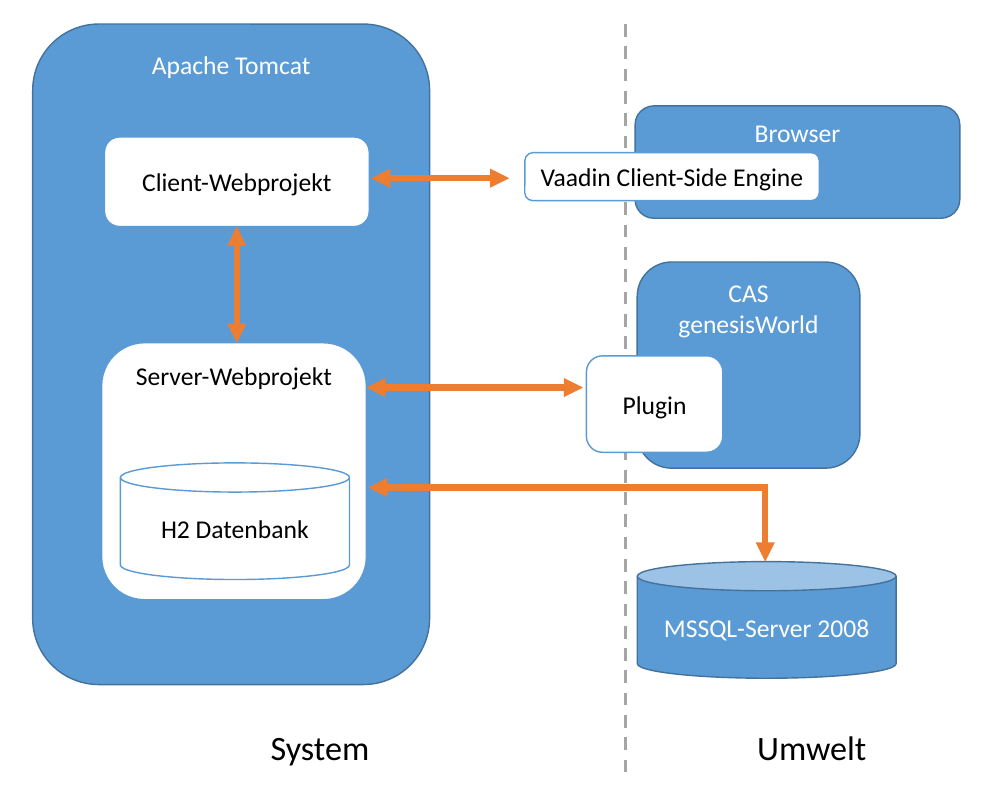
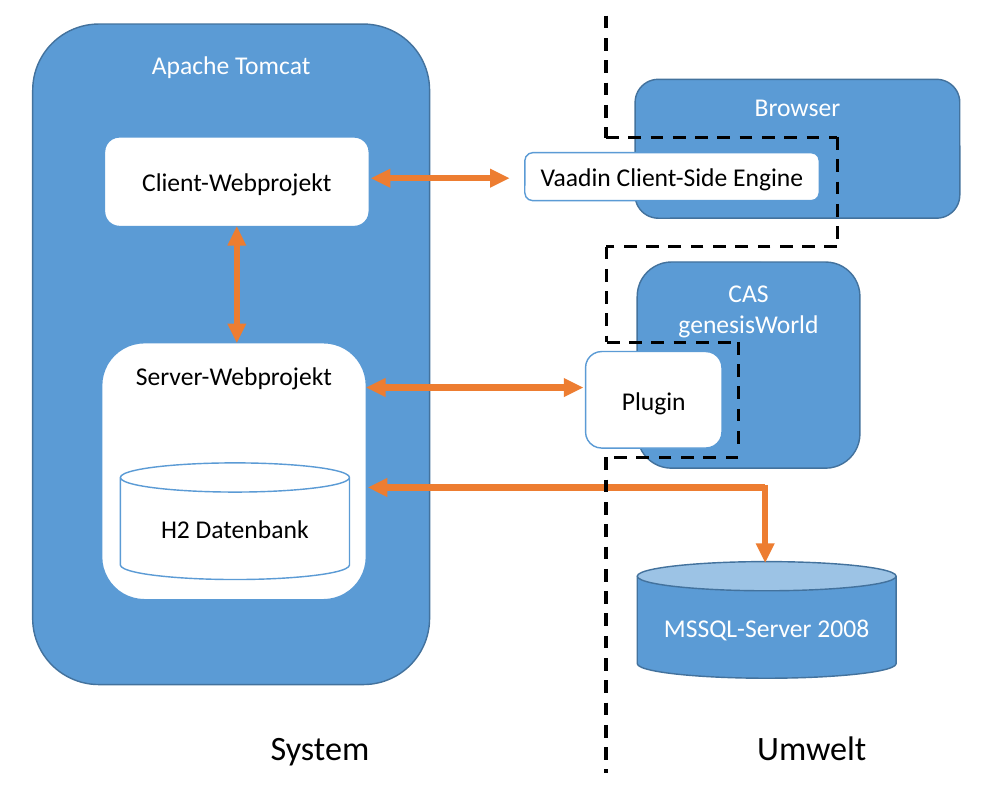
Before and after one commit to tebe1011/Bachelorarbeit, a slide deck: slide 1 of manuels/SYSTEM_UMWELT.pptx. Drawn at 1008x806 pixels with LibreOffice and Linux fonts; fonts in the diff are those of the drawing. Boxes give left, top, right and bottom in pixels: in the first picture for what was removed or moved away, otherwise in the second. Text is boxed around its words. In the diff, an @@ line names an element or a change of style, - is before the commit and + after.

```diff
--- a/manuels/SYSTEM_UMWELT.pptx
+++ b/manuels/SYSTEM_UMWELT.pptx
@@ line added from (606, 15) to (606, 138), #000000 2.25 pt dashed @@
@@ line removed from (626, 25) to (626, 773) @@
@@ rounded rectangle "Browser": place and size @@
-rounded rectangle "Browser" at <box>635,106,960,218</box>
+rounded rectangle "Browser" at <box>635,80,960,219</box>
@@ line added from (606, 138) to (838, 138), #000000 2.25 pt dashed @@
@@ line added from (838, 137) to (838, 247), #000000 2.25 pt dashed @@
@@ line added from (838, 247) to (606, 247), #000000 2.25 pt dashed @@
@@ line added from (606, 247) to (606, 342), #000000 2.25 pt dashed @@
@@ rounded rectangle "Plugin": place and size @@
-rounded rectangle "Plugin" at <box>587,356,723,453</box>
+rounded rectangle "Plugin" at <box>586,351,722,448</box>
@@ line added from (606, 343) to (738, 343), #000000 2.25 pt dashed @@
@@ line added from (739, 342) to (739, 452), #000000 2.25 pt dashed @@
@@ line added from (739, 458) to (606, 458), #000000 2.25 pt dashed @@
@@ line added from (606, 458) to (606, 773), #000000 2.25 pt dashed @@
```
Also in this commit, not shown: 22 other files.
